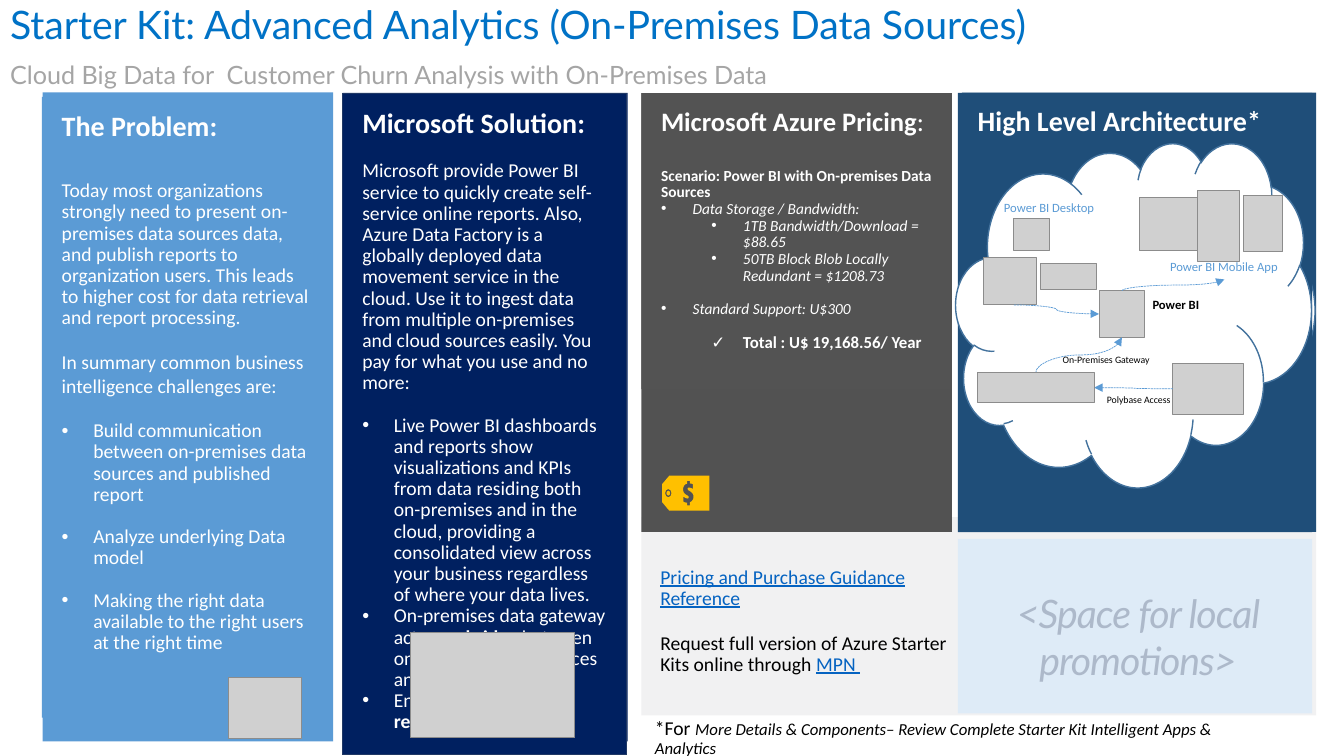
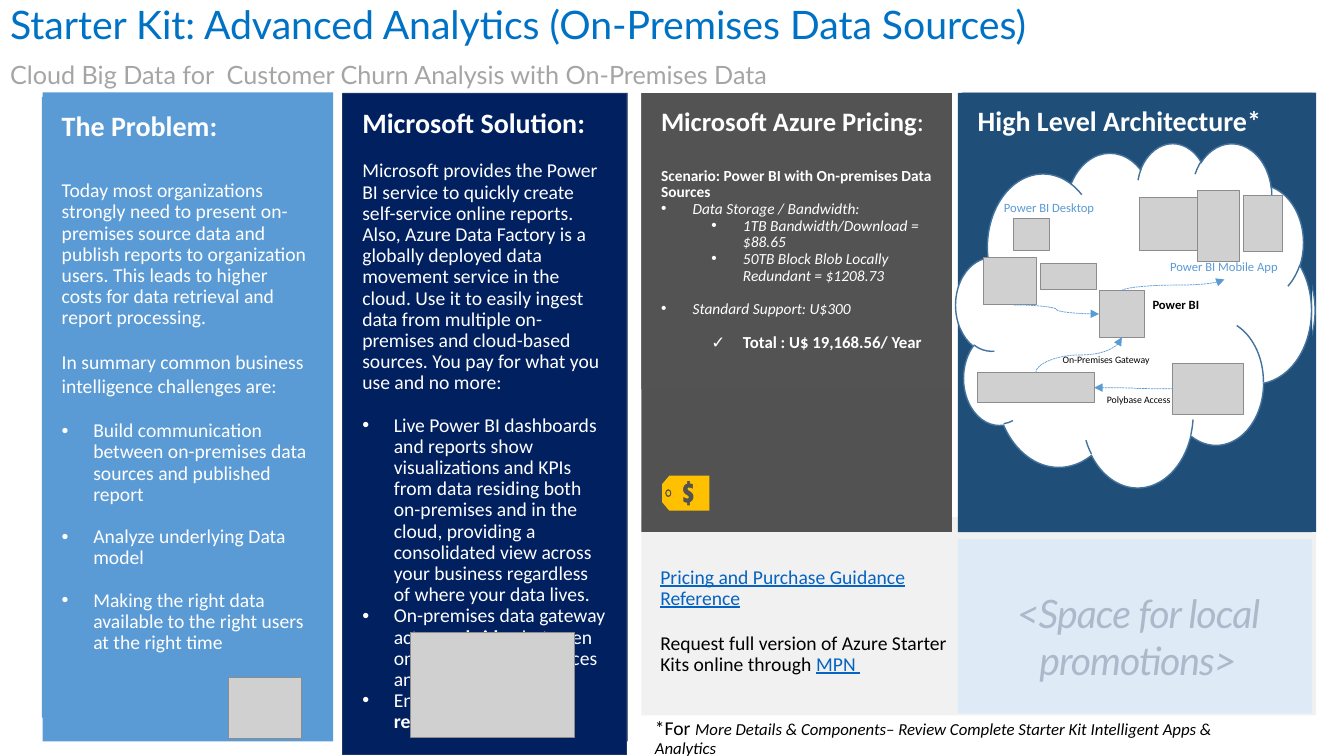
Before and after one commit to kulado/azure-starterkits, a slide deck: slide 2 of Content/Starter Kit - Intelligent Apps & Analytics/0 - Starter Kit - Intelligent Apps & Analytics.pptx. Drawn at 1344x756 pixels with LibreOffice and Linux fonts; fonts in the diff are those of the drawing; grey boxes stand for pictures. Boxes give left, top, right and bottom in pixels: in the first picture for what was removed or moved away, otherwise in the second. Text is boxed around its words. In the diff, an @@ line names an element or a change of style, - is before the commit and + after.

```diff
--- a/Content/Starter Kit - Intelligent Apps & Analytics/0 - Starter Kit - Intelligent Apps & Analytics.pptx
+++ b/Content/Starter Kit - Intelligent Apps & Analytics/0 - Starter Kit - Intelligent Apps & Analytics.pptx
@@ text in rectangle at (x1=362, y1=163, x2=599, y2=389): text changed @@
-Microsoft provide Power BI service to quickly create self-service online reports. Also, Azure Data Factory is a globally deployed data movement service in the cloud. Use it to ingest data from multiple on-premises and cloud sources easily. You pay for what you use and no more:
+Microsoft provides the Power BI service to quickly create self-service online reports. Also, Azure Data Factory is a globally deployed data movement service in the cloud. Use it to easily ingest data from multiple on-premises and cloud-based sources. You pay for what you use and no more:
@@ text in rectangle at (x1=62, y1=183, x2=306, y2=328): text changed @@
-Today most organizations strongly need to present on-premises data sources data, and publish reports to organization users. This leads to higher cost for data retrieval and report processing.
+Today most organizations strongly need to present on-premises source data and publish reports to organization users. This leads to higher costs for data retrieval and report processing.
```
Also in this commit, not shown: 2 other slides changed, 2 other files.
